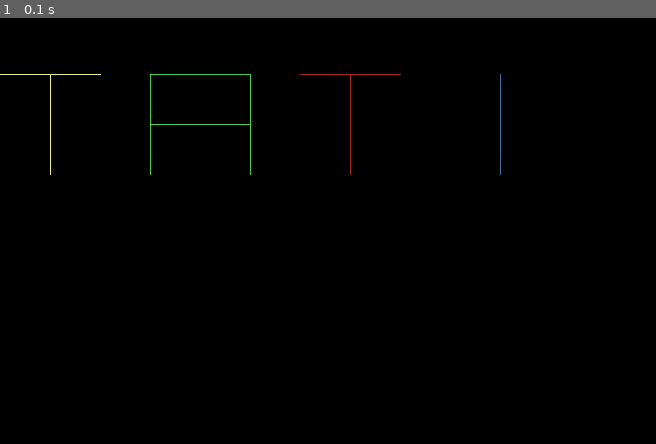
Above: before the commit, frame 1.
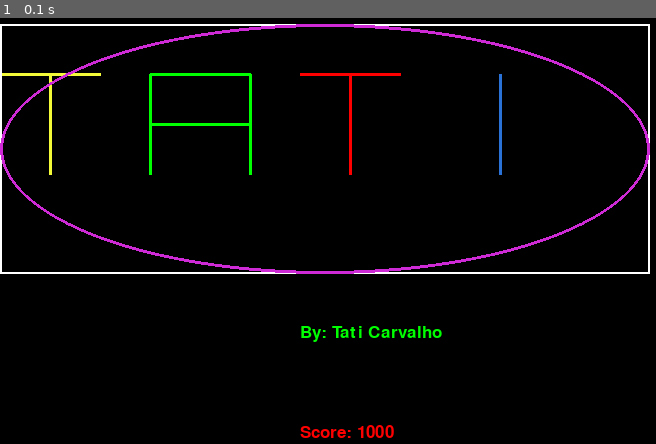
Above: after the commit, the same moment.

Repository: tatiC/pygames
Game: pygame game, started from intro-pygame.py
Same seed, same stepped clock (60 frames per second), same inputs: the game is played once before the commit and once after it. The source is Python 2; it was converted automatically to run under Python 3.
Inputs:
- Up to frame 1 (0.1 s): no input

The runs differ from the first frame. In frame 1, 3.8% of the frame differs, in the area x 0-100%, y 1-99%.

Commit message:
Added text and a score

Diff:
--- a/intro-pygame.py
+++ b/intro-pygame.py
@@ -9,6 +9,7 @@
 blue = (43, 114, 214)
 white = (255, 255, 255)
 green = (0	, 255,   0)
+purple = (206	, 43,   214)
 red 	= (255,   0,   0)
 yellow = (243, 250, 55)
 
@@ -64,21 +65,37 @@
 
 	# Trying to write my name
 	# T
-	pygame.draw.line(screen, yellow, (0,100), (100, 100), 1)
-	pygame.draw.line(screen, yellow, (50,100), (50, 200), 1)
+	pygame.draw.line(screen, yellow, (0,100), (100, 100), 3)
+	pygame.draw.line(screen, yellow, (50,100), (50, 200), 3)
 
 	# A
-	pygame.draw.line(screen, green, (150,100), (150, 200), 1)
-	pygame.draw.line(screen, green, (150,100), (250, 100), 1)
-	pygame.draw.line(screen, green, (250,100), (250, 200), 1)
-	pygame.draw.line(screen, green, (150,150), (250, 150), 1)
+	pygame.draw.line(screen, green, (150,100), (150, 200), 3)
+	pygame.draw.line(screen, green, (150,100), (250, 100), 3)
+	pygame.draw.line(screen, green, (250,100), (250, 200), 3)
+	pygame.draw.line(screen, green, (150,150), (250, 150), 3)
 
 	# T
-	pygame.draw.line(screen, red, (300,100), (400, 100), 1)
-	pygame.draw.line(screen, red, (350,100), (350, 200), 1)
+	pygame.draw.line(screen, red, (300,100), (400, 100), 3)
+	pygame.draw.line(screen, red, (350,100), (350, 200), 3)
 
 	# I
-	pygame.draw.line(screen, blue, (500,100), (500, 200), 1)
+	pygame.draw.line(screen, blue, (500,100), (500, 200), 3)
+
+	# Retangulo
+	pygame.draw.rect(screen,white,[0,50,650,250],2)
+
+	# Elipse
+	pygame.draw.ellipse(screen,purple,[0,50,650,250],3)
+
+	# Text
+	font = pygame.font.Font(None, 25)
+	text1 = font.render("By: Tati Carvalho", True, green)
+	screen.blit(text1,[300,350])
+
+	# Score
+	score = 1000
+	text2 = font.render("Score: "+str(score), True, red)
+	screen.blit(text2,[300,450])
 
 
 
